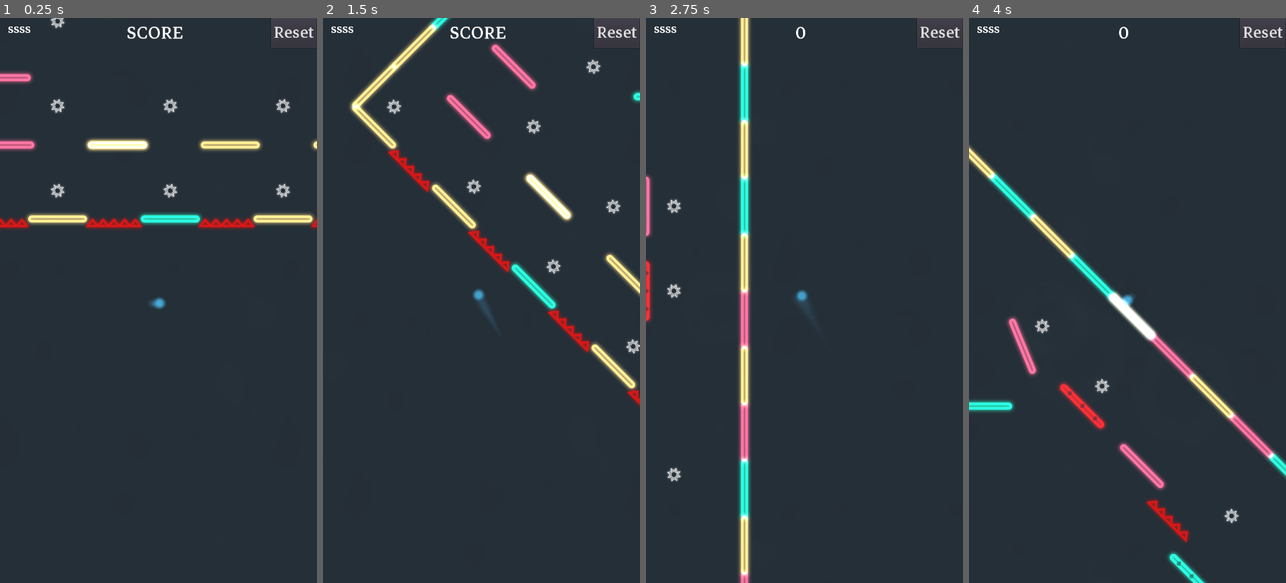
Above: before the commit, frames 1-4 (left to right).
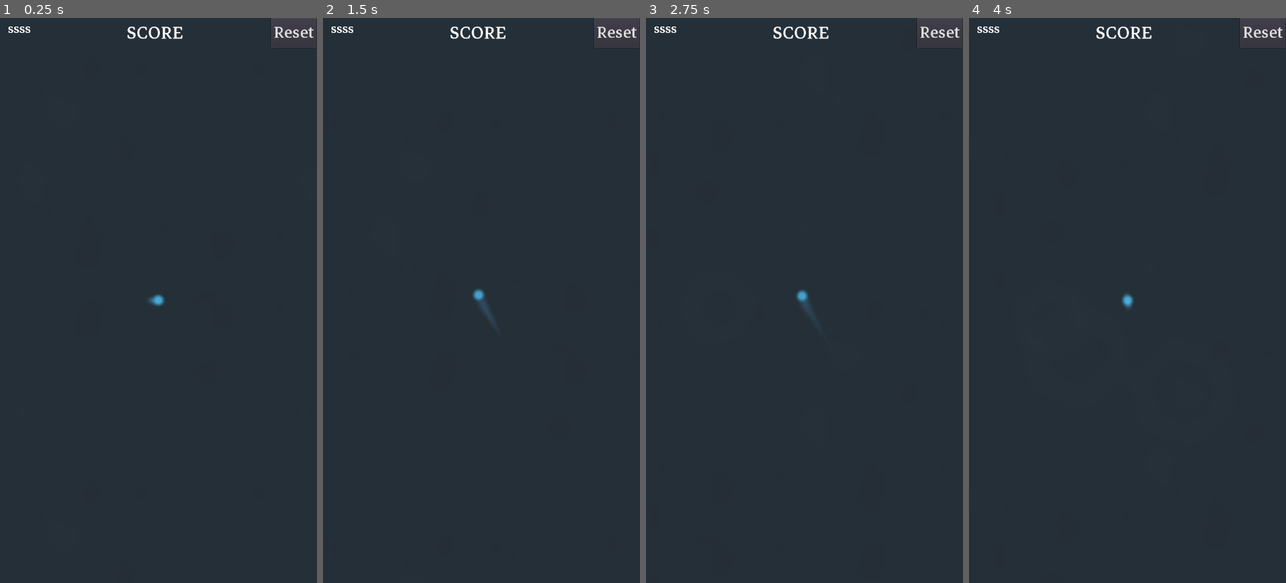
Above: after the commit, the same moments.

Repository: dolorismachina/Pivot
Game: Godot game, scene res://Scenes/Main/Main.tscn
Same seed, same stepped clock (60 frames per second), same inputs: the game is played once before the commit and once after it. The engine's default icon, where the game draws it, is replaced by a stand-in: a white triangle on a blue panel in a dark square.
Inputs (mouse positions are in pixels of both pictures, inside the frame that each line leads up to):
- Up to frame 1 (0.25 s): no input
- Up to frame 2 (1.5 s): move the mouse to (551, 272) at 0.52 s; hold Right (ui_right) 0.53-1.25 s; hold Space (space) 0.53-1.25 s; click (551, 272) at 0.67 s; drag from (418, 328) to (399, 147) at 1.27 s
- Up to frame 3 (2.75 s): move the mouse to (836, 176) at 2.02 s; hold Right (ui_right) from 2.03 s (still down); hold Space (space) from 2.03 s (still down)
- Up to frame 4 (4 s): release Right (ui_right) at 2.75 s; release Space (space) at 2.75 s; drag from (1111, 413) to (997, 289) at 2.77 s; move the mouse to (1222, 385) at 3.52 s; hold Left (ui_left) from 3.53 s (still down); hold Space (space) from 3.53 s (still down)

The runs differ from the first frame. In frame 1, 4.0% of the frame differs, in the area x 0-100%, y 0-52%; in frame 2, 5.8%, in the area x 8-100%, y 0-69%; in frame 3, 4.7%; in frame 4, 5.7%.
Error before the commit: Invalid get index 'modulate' (on base: 'Tween'). (res://Scenes/Blocks/Block/Block.gd:52)

Commit message:
Add levels and reorganize folder structure

Diff:
--- /dev/null
+++ b/Scenes/Levels/1.tscn
@@ -0,0 +1,37 @@
+[gd_scene load_steps=3 format=2]
+
+[ext_resource path="res://Scenes/Levels/Level.tscn" type="PackedScene" id=1]
+[ext_resource path="res://Scenes/Blocks/Block/Block.tscn" type="PackedScene" id=2]
+
+[node name="Level" index="0" instance=ExtResource( 1 )]
+
+[node name="End" parent="Pivot/Content" index="1"]
+position = Vector2( 768, 32 )
+
+[node name="Blocks" parent="Pivot/Content" index="2"]
+editor/display_folded = true
+
+[node name="Block1" parent="Pivot/Content/Blocks" index="0" instance=ExtResource( 2 )]
+position = Vector2( 0, 96 )
+previous_block_path = NodePath(".")
+next_block_path = NodePath(".")
+
+[node name="Block2" parent="Pivot/Content/Blocks" index="1" instance=ExtResource( 2 )]
+position = Vector2( 192, 96 )
+previous_block_path = NodePath(".")
+next_block_path = NodePath(".")
+
+[node name="Block3" parent="Pivot/Content/Blocks" index="2" instance=ExtResource( 2 )]
+position = Vector2( 384, 96 )
+previous_block_path = NodePath(".")
+next_block_path = NodePath(".")
+
+[node name="Block4" parent="Pivot/Content/Blocks" index="3" instance=ExtResource( 2 )]
+position = Vector2( 576, 96 )
+previous_block_path = NodePath(".")
+next_block_path = NodePath(".")
+
+[node name="Block5" parent="Pivot/Content/Blocks" index="4" instance=ExtResource( 2 )]
+position = Vector2( 768, 96 )
+previous_block_path = NodePath(".")
+next_block_path = NodePath(".")
--- /dev/null
+++ b/Scenes/Levels/2.tscn
@@ -0,0 +1,25 @@
+[gd_scene load_steps=4 format=2]
+
+[ext_resource path="res://Scenes/Levels/Level.tscn" type="PackedScene" id=1]
+[ext_resource path="res://Scenes/Blocks/BouncyBlock/BouncyBlock.tscn" type="PackedScene" id=2]
+[ext_resource path="res://Scenes/Blocks/Block/Block.tscn" type="PackedScene" id=3]
+
+[node name="Level" index="0" instance=ExtResource( 1 )]
+
+[node name="End" parent="Pivot/Content" index="1"]
+position = Vector2( 768, -128 )
+
+[node name="BouncyBlock" parent="Pivot/Content/Blocks" index="0" instance=ExtResource( 2 )]
+position = Vector2( 576, 96 )
+
+[node name="Block" parent="Pivot/Content/Blocks" index="1" instance=ExtResource( 3 )]
+position = Vector2( 0, 96 )
+
+[node name="Block2" parent="Pivot/Content/Blocks" index="2" instance=ExtResource( 3 )]
+position = Vector2( 192, 96 )
+
+[node name="Block3" parent="Pivot/Content/Blocks" index="3" instance=ExtResource( 3 )]
+position = Vector2( 384, 96 )
+
+[node name="Block4" parent="Pivot/Content/Blocks" index="4" instance=ExtResource( 3 )]
+position = Vector2( 768, -64 )
--- /dev/null
+++ b/Scenes/Levels/3.tscn
@@ -0,0 +1,26 @@
+[gd_scene load_steps=5 format=2]
+
+[ext_resource path="res://Scenes/Levels/Level.tscn" type="PackedScene" id=1]
+[ext_resource path="res://Scenes/Blocks/Block/Block.tscn" type="PackedScene" id=2]
+[ext_resource path="res://Scenes/Blocks/SpinningBlock/SpinningBlock.tscn" type="PackedScene" id=3]
+[ext_resource path="res://Scenes/Blocks/BouncyBlock/BouncyBlock.tscn" type="PackedScene" id=4]
+
+[node name="Level" index="0" instance=ExtResource( 1 )]
+
+[node name="End" parent="Pivot/Content" index="1"]
+position = Vector2( 768, -128 )
+
+[node name="Block" parent="Pivot/Content/Blocks" index="0" instance=ExtResource( 2 )]
+position = Vector2( 0, 96 )
+
+[node name="Block2" parent="Pivot/Content/Blocks" index="1" instance=ExtResource( 2 )]
+position = Vector2( 192, 96 )
+
+[node name="Block3" parent="Pivot/Content/Blocks" index="2" instance=ExtResource( 2 )]
+position = Vector2( 768, -64 )
+
+[node name="SpinningBlock" parent="Pivot/Content/Blocks" index="3" instance=ExtResource( 3 )]
+position = Vector2( 384, 96 )
+
+[node name="BouncyBlock" parent="Pivot/Content/Blocks" index="4" instance=ExtResource( 4 )]
+position = Vector2( 576, 96 )
--- /dev/null
+++ b/Scenes/Levels/4.tscn
@@ -0,0 +1,33 @@
+[gd_scene load_steps=6 format=2]
+
+[ext_resource path="res://Scenes/Levels/Level.tscn" type="PackedScene" id=1]
+[ext_resource path="res://Scenes/Blocks/Block/Block.tscn" type="PackedScene" id=2]
+[ext_resource path="res://Scenes/Blocks/SpinningBlock/SpinningBlock.tscn" type="PackedScene" id=3]
+[ext_resource path="res://Scenes/Blocks/BlockSlidingHorizontal/BlockSlidingHorizontal.tscn" type="PackedScene" id=4]
+[ext_resource path="res://Scenes/Blocks/BlockSlidingVertical/BlockSlidingVertical.tscn" type="PackedScene" id=5]
+
+[node name="Level" index="0" instance=ExtResource( 1 )]
+
+[node name="End" parent="Pivot/Content" index="1"]
+position = Vector2( 1152, -32 )
+
+[node name="Block" parent="Pivot/Content/Blocks" index="0" instance=ExtResource( 2 )]
+position = Vector2( 0, 96 )
+
+[node name="Block2" parent="Pivot/Content/Blocks" index="1" instance=ExtResource( 2 )]
+position = Vector2( 192, 96 )
+
+[node name="Block3" parent="Pivot/Content/Blocks" index="2" instance=ExtResource( 2 )]
+position = Vector2( 576, 96 )
+
+[node name="Block4" parent="Pivot/Content/Blocks" index="3" instance=ExtResource( 2 )]
+position = Vector2( 1152, 32 )
+
+[node name="SpinningBlock" parent="Pivot/Content/Blocks" index="4" instance=ExtResource( 3 )]
+position = Vector2( 384, 96 )
+
+[node name="BlockSlidingHorizontal" parent="Pivot/Content/Blocks" index="5" instance=ExtResource( 4 )]
+position = Vector2( 768, 96 )
+
+[node name="BlockSlidingVertical" parent="Pivot/Content/Blocks" index="6" instance=ExtResource( 5 )]
+position = Vector2( 960, 96 )
--- /dev/null
+++ b/Scenes/Levels/5.tscn
@@ -0,0 +1,28 @@
+[gd_scene load_steps=4 format=2]
+
+[ext_resource path="res://Scenes/Levels/Level.tscn" type="PackedScene" id=1]
+[ext_resource path="res://Scenes/Blocks/Block/Block.tscn" type="PackedScene" id=2]
+[ext_resource path="res://Scenes/Obstacles/Spikes.tscn" type="PackedScene" id=3]
+
+[node name="Level" instance=ExtResource( 1 )]
+
+[node name="End" parent="Pivot/Content" index="1"]
+position = Vector2( 832, 0 )
+
+[node name="Block" parent="Pivot/Content/Blocks" index="0" instance=ExtResource( 2 )]
+position = Vector2( 0.157791, 96 )
+
+[node name="Block2" parent="Pivot/Content/Blocks" index="1" instance=ExtResource( 2 )]
+position = Vector2( 320, 96 )
+
+[node name="Block3" parent="Pivot/Content/Blocks" index="2" instance=ExtResource( 2 )]
+position = Vector2( 640, 96 )
+
+[node name="Block4" parent="Pivot/Content/Blocks" index="3" instance=ExtResource( 2 )]
+position = Vector2( 832, 64 )
+
+[node name="Spikes" parent="Pivot/Content/Obstacles" index="0" instance=ExtResource( 3 )]
+position = Vector2( 160, 96 )
+
+[node name="Spikes2" parent="Pivot/Content/Obstacles" index="1" instance=ExtResource( 3 )]
+position = Vector2( 480, 96 )
--- /dev/null
+++ b/Scenes/Levels/6.tscn
@@ -0,0 +1,32 @@
+[gd_scene load_steps=6 format=2]
+
+[ext_resource path="res://Scenes/Levels/Level.tscn" type="PackedScene" id=1]
+[ext_resource path="res://Assets/TutorialMessages/Fall.png" type="Texture" id=2]
+[ext_resource path="res://Scenes/Blocks/FallingBlock/FallingBlock.tscn" type="PackedScene" id=3]
+[ext_resource path="res://Scenes/Blocks/Block/Block.tscn" type="PackedScene" id=4]
+[ext_resource path="res://Scenes/Obstacles/Spikes.tscn" type="PackedScene" id=5]
+
+[node name="Level" instance=ExtResource( 1 )]
+
+[node name="Fall" type="Sprite" parent="Pivot/Content" index="0"]
+position = Vector2( 192, 7.21329 )
+scale = Vector2( 0.5, 0.5 )
+texture = ExtResource( 2 )
+
+[node name="End" parent="Pivot/Content" index="2"]
+position = Vector2( 704, 32 )
+
+[node name="FallingBlock" parent="Pivot/Content/Blocks" index="0" instance=ExtResource( 3 )]
+position = Vector2( 192, 96 )
+
+[node name="Block" parent="Pivot/Content/Blocks" index="1" instance=ExtResource( 4 )]
+position = Vector2( 0, 96 )
+
+[node name="Block2" parent="Pivot/Content/Blocks" index="2" instance=ExtResource( 4 )]
+position = Vector2( 512, 96 )
+
+[node name="Block4" parent="Pivot/Content/Blocks" index="3" instance=ExtResource( 4 )]
+position = Vector2( 704, 96 )
+
+[node name="Spikes" parent="Pivot/Content/Obstacles" index="0" instance=ExtResource( 5 )]
+position = Vector2( 352, 96 )
--- a/Scenes/Levels/Level1/Level1.gd
+++ /dev/null
@@ -1,4 +0,0 @@
-extends "res://Scenes/Levels/Level.gd"
-
-func _ready():
-	pass
--- a/Scenes/Levels/Level1/Level1.tscn
+++ /dev/null
@@ -1,49 +0,0 @@
-[gd_scene load_steps=5 format=2]
-
-[ext_resource path="res://Scenes/Levels/Level.tscn" type="PackedScene" id=1]
-[ext_resource path="res://Scenes/Levels/Level1/Level1.gd" type="Script" id=2]
-[ext_resource path="res://Scenes/Blocks/Block/Block.tscn" type="PackedScene" id=3]
-[ext_resource path="res://Scenes/Enemies/Enemy.tscn" type="PackedScene" id=4]
-
-[node name="Level" instance=ExtResource( 1 )]
-script = ExtResource( 2 )
-
-[node name="Pivot" parent="." index="0"]
-position = Vector2( 350, 550 )
-
-[node name="Start" parent="Pivot/Content" index="0"]
-position = Vector2( 150, 150 )
-
-[node name="End" parent="Pivot/Content" index="1"]
-position = Vector2( 850, 950 )
-
-[node name="Blocks" parent="Pivot/Content" index="2"]
-editor/display_folded = true
-
-[node name="Block1" parent="Pivot/Content/Blocks" index="0" instance=ExtResource( 3 )]
-position = Vector2( 150, 350 )
-next_block_path = NodePath("../../../../../Level/Pivot/Content/Blocks/Block2")
-is_visible = true
-is_enabled = true
-
-[node name="Block2" parent="Pivot/Content/Blocks" index="1" instance=ExtResource( 3 )]
-position = Vector2( 350, 400 )
-previous_block_path = NodePath("../../../../../Level/Pivot/Content/Blocks/Block1")
-next_block_path = NodePath("../../../../../Level/Pivot/Content/Blocks/Block3")
-
-[node name="Block3" parent="Pivot/Content/Blocks" index="2" instance=ExtResource( 3 )]
-position = Vector2( 550, 550 )
-previous_block_path = NodePath("../../../../../Level/Pivot/Content/Blocks/Block2")
-next_block_path = NodePath("../Block4")
-
-[node name="Block4" parent="Pivot/Content/Blocks" index="3" instance=ExtResource( 3 )]
-position = Vector2( 400, 750 )
-previous_block_path = NodePath("../Block3")
-next_block_path = NodePath("../Block5")
-
-[node name="Block5" parent="Pivot/Content/Blocks" index="4" instance=ExtResource( 3 )]
-position = Vector2( 450, 950 )
-previous_block_path = NodePath("../Block4")
-
-[node name="Enemy" parent="Pivot/Content" index="3" instance=ExtResource( 4 )]
-position = Vector2( 350, 650 )
--- a/Scenes/Levels/Level2/Level2.gd
+++ /dev/null
@@ -1,4 +0,0 @@
-extends "res://Scenes/Levels/Level.gd"
-
-func _ready():
-	pass
--- a/Scenes/Levels/Level2/Level2.tscn
+++ /dev/null
@@ -1,34 +0,0 @@
-[gd_scene load_steps=3 format=2]
-
-[ext_resource path="res://Scenes/Levels/Level.tscn" type="PackedScene" id=1]
-[ext_resource path="res://Scenes/Blocks/BouncyBlock/BouncyBlock.tscn" type="PackedScene" id=2]
-
-[node name="Level" instance=ExtResource( 1 )]
-
-[node name="Start" parent="Pivot/Content" index="0"]
-position = Vector2( 100, 550 )
-
-[node name="End" parent="Pivot/Content" index="1"]
-position = Vector2( 1100, 100 )
-
-[node name="BouncyBlock" parent="Pivot/Content/Blocks" index="0" instance=ExtResource( 2 )]
-position = Vector2( 100, 650 )
-is_visible = true
-is_enabled = true
-
-[node name="BouncyBlock2" parent="Pivot/Content/Blocks" index="1" instance=ExtResource( 2 )]
-position = Vector2( 400, 700 )
-rotation = 0.261799
-is_visible = true
-is_enabled = true
-
-[node name="BouncyBlock3" parent="Pivot/Content/Blocks" index="2" instance=ExtResource( 2 )]
-position = Vector2( 800, 700 )
-rotation = -0.261799
-is_visible = true
-is_enabled = true
-
-[node name="BouncyBlock4" parent="Pivot/Content/Blocks" index="3" instance=ExtResource( 2 )]
-position = Vector2( 900, 450 )
-is_visible = true
-is_enabled = true
--- a/Scenes/Levels/Level3/Level3.tscn
+++ /dev/null
@@ -1,128 +0,0 @@
-[gd_scene load_steps=8 format=2]
-
-[ext_resource path="res://Scenes/Levels/Level.tscn" type="PackedScene" id=1]
-[ext_resource path="res://Assets/Spikes.png" type="Texture" id=2]
-[ext_resource path="res://Scenes/Blocks/Block/Block.tscn" type="PackedScene" id=3]
-[ext_resource path="res://Scenes/Blocks/FallingBlock/FallingBlock.tscn" type="PackedScene" id=4]
-[ext_resource path="res://Scenes/Blocks/BouncyBlock/BouncyBlock.tscn" type="PackedScene" id=5]
-[ext_resource path="res://Scenes/Blocks/SpinningBlock/SpinningBlock.tscn" type="PackedScene" id=6]
-[ext_resource path="res://Scenes/Collectables/Collectable.tscn" type="PackedScene" id=7]
-
-[node name="Level" instance=ExtResource( 1 )]
-
-[node name="Start" parent="Pivot/Content" index="0"]
-position = Vector2( 64, 512 )
-
-[node name="End" parent="Pivot/Content" index="1"]
-position = Vector2( 576, 576 )
-
-[node name="Blocks" parent="Pivot/Content" index="2"]
-editor/display_folded = true
-
-[node name="Spikes" type="Sprite" parent="Pivot/Content/Blocks" index="0"]
-position = Vector2( 960, 320 )
-scale = Vector2( 0.5, 0.5 )
-texture = ExtResource( 2 )
-
-[node name="Spikes2" type="Sprite" parent="Pivot/Content/Blocks" index="1"]
-position = Vector2( 1216, 384 )
-scale = Vector2( 0.5, 0.5 )
-texture = ExtResource( 2 )
-
-[node name="Spikes3" type="Sprite" parent="Pivot/Content/Blocks" index="2"]
-position = Vector2( 1408, 256 )
-rotation = -0.523598
-scale = Vector2( 0.5, 0.5 )
-texture = ExtResource( 2 )
-
-[node name="Block" parent="Pivot/Content/Blocks" index="3" instance=ExtResource( 3 )]
-position = Vector2( 64, 640 )
-is_visible = true
-is_enabled = true
-
-[node name="Block2" parent="Pivot/Content/Blocks" index="4" instance=ExtResource( 3 )]
-position = Vector2( 192, 640 )
-is_visible = true
-is_enabled = true
-
-[node name="Block6" parent="Pivot/Content/Blocks" index="5" instance=ExtResource( 3 )]
-position = Vector2( 320, 576 )
-is_visible = true
-is_enabled = true
-
-[node name="Block4" parent="Pivot/Content/Blocks" index="6" instance=ExtResource( 3 )]
-position = Vector2( 448, 448 )
-rotation = -0.523598
-is_visible = true
-is_enabled = true
-
-[node name="Block5" parent="Pivot/Content/Blocks" index="7" instance=ExtResource( 3 )]
-position = Vector2( 256, 384 )
-rotation = 0.523598
-is_visible = true
-is_enabled = true
-
-[node name="Block8" parent="Pivot/Content/Blocks" index="8" instance=ExtResource( 3 )]
-position = Vector2( 832, 256 )
-is_visible = true
-is_enabled = true
-
-[node name="Block11" parent="Pivot/Content/Blocks" index="9" instance=ExtResource( 3 )]
-position = Vector2( 1472, 576 )
-is_visible = true
-is_enabled = true
-
-[node name="Block12" parent="Pivot/Content/Blocks" index="10" instance=ExtResource( 3 )]
-position = Vector2( 1216, 640 )
-is_visible = true
-is_enabled = true
-
-[node name="Block13" parent="Pivot/Content/Blocks" index="11" instance=ExtResource( 3 )]
-position = Vector2( 1024, 576 )
-is_visible = true
-is_enabled = true
-
-[node name="FallingBlock" parent="Pivot/Content/Blocks" index="12" instance=ExtResource( 4 )]
-position = Vector2( 640, 256 )
-
-[node name="BouncyBlock" parent="Pivot/Content/Blocks" index="13" instance=ExtResource( 5 )]
-position = Vector2( 1088, 320 )
-colors = PoolColorArray( 0.741176, 0.439216, 1, 1, 0.623529, 0.643137, 1, 1, 0.882353, 1, 0.462745, 1, 1, 0.945098, 0.509804, 1, 0.552941, 0.858824, 0.203922, 1, 0.411765, 0.811765, 0.937255, 1, 0.737255, 0.568627, 1, 1, 1, 0.556863, 0.396078, 1 )
-is_visible = true
-is_enabled = true
-
-[node name="BouncyBlock2" parent="Pivot/Content/Blocks" index="14" instance=ExtResource( 5 )]
-position = Vector2( 704, 832 )
-colors = PoolColorArray( 0.741176, 0.439216, 1, 1, 0.623529, 0.643137, 1, 1, 0.882353, 1, 0.462745, 1, 1, 0.945098, 0.509804, 1, 0.552941, 0.858824, 0.203922, 1, 0.411765, 0.811765, 0.937255, 1, 0.737255, 0.568627, 1, 1, 1, 0.556863, 0.396078, 1 )
-is_visible = true
-is_enabled = true
-
-[node name="SpinningBlock" parent="Pivot/Content/Blocks" index="15" instance=ExtResource( 6 )]
-position = Vector2( 448, 256 )
-
-[node name="SpinningBlock2" parent="Pivot/Content/Blocks" index="16" instance=ExtResource( 6 )]
-position = Vector2( 832, 704 )
-
-[node name="Collectables" type="Node2D" parent="Pivot/Content" index="3"]
-editor/display_folded = true
-
-[node name="Collectable" parent="Pivot/Content/Collectables" index="0" instance=ExtResource( 7 )]
-position = Vector2( 320, 512 )
-
-[node name="Collectable2" parent="Pivot/Content/Collectables" index="1" instance=ExtResource( 7 )]
-position = Vector2( 256, 320 )
-
-[node name="Collectable3" parent="Pivot/Content/Collectables" index="2" instance=ExtResource( 7 )]
-position = Vector2( 640, 192 )
-
-[node name="Collectable4" parent="Pivot/Content/Collectables" index="3" instance=ExtResource( 7 )]
-position = Vector2( 1216, 576 )
-
-[node name="Collectable7" parent="Pivot/Content/Collectables" index="4" instance=ExtResource( 7 )]
-position = Vector2( 704, 768 )
-
-[node name="Collectable5" parent="Pivot/Content/Collectables" index="5" instance=ExtResource( 7 )]
-position = Vector2( 1472, 448 )
-
-[node name="Collectable6" parent="Pivot/Content/Collectables" index="6" instance=ExtResource( 7 )]
-position = Vector2( 1472, 448 )
--- a/Scenes/Main/Main.gd
+++ b/Scenes/Main/Main.gd
@@ -5,15 +5,19 @@
 var score = 0
 var in_play = false
 
+var level_path = "res://Scenes/Levels/"
 var levels = [
-	preload("res://Scenes/Levels/Level1/Level1.tscn").instance(),
-	preload("res://Scenes/Levels/Level2/Level2.tscn").instance(),
-	preload("res://Scenes/Levels/Level3/Level3.tscn").instance(),
-	preload("res://Scenes/Levels/TestLevel.tscn").instance()
+	preload("res://Scenes/Levels/1.tscn").instance(),
+	preload("res://Scenes/Levels/2.tscn").instance(),
+	preload("res://Scenes/Levels/3.tscn").instance(),
+	preload("res://Scenes/Levels/4.tscn").instance(),
+	preload("res://Scenes/Levels/5.tscn").instance(),
+	preload("res://Scenes/Levels/6.tscn").instance(),
+	preload("res://Scenes/Levels/TestLevel.tscn").instance(),
 ]
 
 var current_level
-var level_id = 3
+var level_id = 0
 
 
 func _ready():
Binary file added: Assets/TutorialMessages/Fall.png
Not shown, added: Assets/TutorialMessages/Fall.png.import
Not shown, changed: Assets/SVG/All.gvdesign
